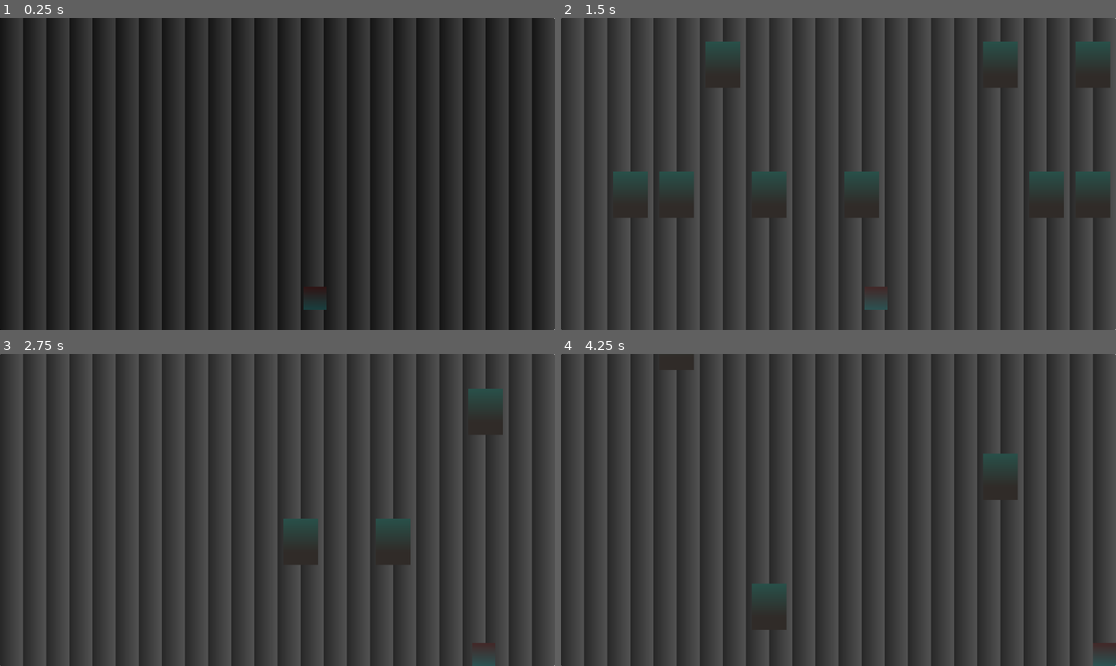
Above: before the commit, frames 1-4 (two rows, left to right).
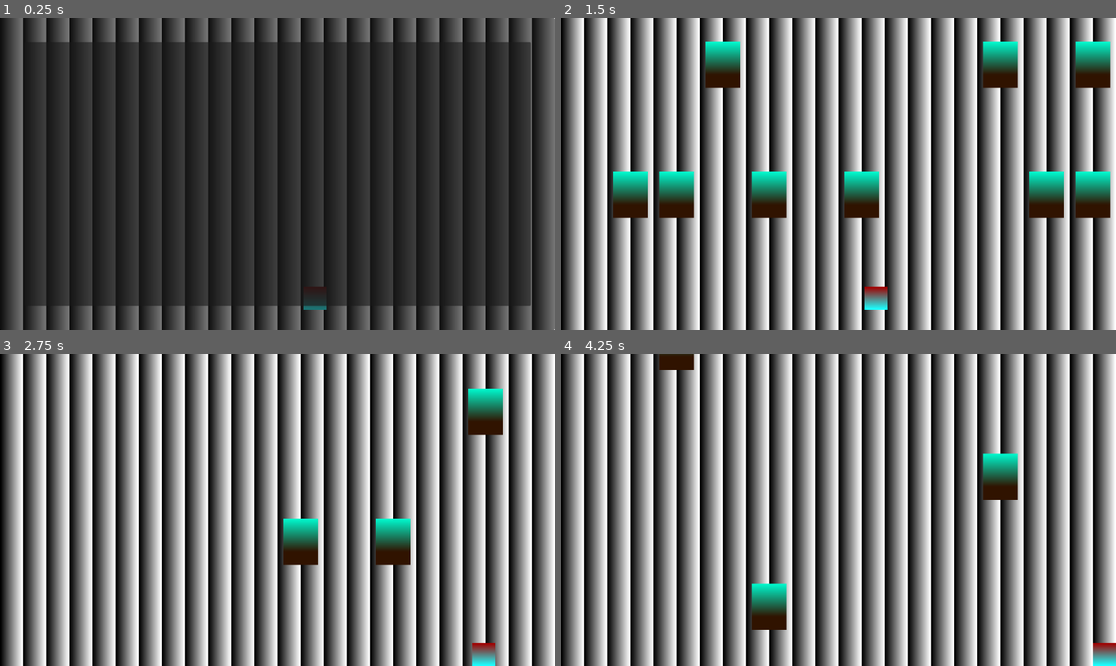
Above: after the commit, the same moments.

Repository: appellatebaton0/siege-9
Game: Godot game, scene res://scenes/main.tscn
Two runs of this game, one before a commit and one after it. Both use one fixed random seed, a clock stepped at 60 frames per second and the inputs below.
Inputs (mouse positions are in pixels of both pictures, inside the frame that each line leads up to):
- Up to frame 1 (0.25 s): no input
- Up to frame 2 (1.5 s): click (838, 174) at 0.5 s; click (838, 174) at 1.27 s
- Up to frame 3 (2.75 s): tap Enter at 2 s; hold D (Right) from 2.03 s (still down)
- Up to frame 4 (4.25 s): release D (Right) at 2.78 s; hold S (Down) 2.78-3.53 s; hold D (Right) from 3.53 s (still down)

The runs differ from the first frame. In frame 1, 11% of the frame differs, in the area x 2-100%, y 0-100%; in frame 2, 79%, in the area x 0-100%, y 0-100%; in frame 3, 78%; in frame 4, 78%.

Commit message:
v0.8 - Fade Shader & Start Button
Got a basic shader working to close the UI by getting rid of pixels in the middle, and used that to make the start button work.

Diff:
--- a/project.godot
+++ b/project.godot
@@ -24,6 +24,7 @@
 Camera=""
 Sleds=""
 Player=""
+Animator=""
 
 [input]
 
--- a/scenes/main.tscn
+++ b/scenes/main.tscn
@@ -1,8 +1,10 @@
-[gd_scene load_steps=11 format=4 uid="uid://cqw4kq2kcvxmh"]
+[gd_scene load_steps=17 format=4 uid="uid://cqw4kq2kcvxmh"]
 
 [ext_resource type="Texture2D" uid="uid://coj1e57xe8st2" path="res://assets/textures/tileset.tres" id="1_0wfyh"]
 [ext_resource type="Script" uid="uid://vgqiqi0jmilg" path="res://scripts/sled_spawner.gd" id="2_sugp2"]
 [ext_resource type="Script" uid="uid://uaiplua24ldp" path="res://scripts/player.gd" id="3_sugp2"]
+[ext_resource type="Shader" uid="uid://be3xbtvi7kqcf" path="res://shaders/fade.gdshader" id="4_jyhfs"]
+[ext_resource type="Script" uid="uid://b712jeklcdt5u" path="res://scripts/animator.gd" id="5_tbgi4"]
 
 [sub_resource type="TileSetAtlasSource" id="TileSetAtlasSource_jyhfs"]
 texture = ExtResource("1_0wfyh")
@@ -28,6 +30,72 @@
 
 [sub_resource type="RectangleShape2D" id="RectangleShape2D_jyhfs"]
 size = Vector2(387, 20)
+
+[sub_resource type="ShaderMaterial" id="ShaderMaterial_tbgi4"]
+shader = ExtResource("4_jyhfs")
+shader_parameter/threshhold = 1.0
+shader_parameter/multiplier = 384.0
+
+[sub_resource type="Animation" id="Animation_tefeu"]
+resource_name = "start"
+length = 0.5
+tracks/0/type = "value"
+tracks/0/imported = false
+tracks/0/enabled = true
+tracks/0/path = NodePath("Control/StartScreen:material:shader_parameter/threshhold")
+tracks/0/interp = 2
+tracks/0/loop_wrap = true
+tracks/0/keys = {
+"times": PackedFloat32Array(0, 0.5),
+"transitions": PackedFloat32Array(1, 1),
+"update": 0,
+"values": [1.0, 0.0]
+}
+tracks/1/type = "value"
+tracks/1/imported = false
+tracks/1/enabled = true
+tracks/1/path = NodePath("Control/StartScreen:visible")
+tracks/1/interp = 1
+tracks/1/loop_wrap = true
+tracks/1/keys = {
+"times": PackedFloat32Array(0, 0.5),
+"transitions": PackedFloat32Array(1, 1),
+"update": 1,
+"values": [true, false]
+}
+
+[sub_resource type="Animation" id="Animation_jyhfs"]
+length = 0.001
+tracks/0/type = "value"
+tracks/0/imported = false
+tracks/0/enabled = true
+tracks/0/path = NodePath("Control/StartScreen:material:shader_parameter/threshhold")
+tracks/0/interp = 1
+tracks/0/loop_wrap = true
+tracks/0/keys = {
+"times": PackedFloat32Array(0),
+"transitions": PackedFloat32Array(1),
+"update": 0,
+"values": [1.0]
+}
+tracks/1/type = "value"
+tracks/1/imported = false
+tracks/1/enabled = true
+tracks/1/path = NodePath("Control/StartScreen:visible")
+tracks/1/interp = 1
+tracks/1/loop_wrap = true
+tracks/1/keys = {
+"times": PackedFloat32Array(0),
+"transitions": PackedFloat32Array(1),
+"update": 1,
+"values": [true]
+}
+
+[sub_resource type="AnimationLibrary" id="AnimationLibrary_o6xl0"]
+_data = {
+&"RESET": SubResource("Animation_jyhfs"),
+&"start": SubResource("Animation_tefeu")
+}
 
 [node name="Main" type="Node"]
 
@@ -95,6 +163,7 @@
 grow_vertical = 2
 
 [node name="StartScreen" type="Panel" parent="CanvasLayer/Control"]
+material = SubResource("ShaderMaterial_tbgi4")
 layout_mode = 1
 anchors_preset = 15
 anchor_right = 1.0
@@ -102,19 +171,34 @@
 grow_horizontal = 2
 grow_vertical = 2
 
-[node name="Start" type="Button" parent="CanvasLayer/Control/StartScreen"]
+[node name="MarginContainer" type="MarginContainer" parent="CanvasLayer/Control/StartScreen"]
+use_parent_material = true
 layout_mode = 1
 anchors_preset = 15
 anchor_right = 1.0
 anchor_bottom = 1.0
 grow_horizontal = 2
 grow_vertical = 2
-
-[node name="Down" type="AudioStreamPlayer" parent="CanvasLayer/Control/StartScreen/Start"]
-
-[node name="Up" type="AudioStreamPlayer" parent="CanvasLayer/Control/StartScreen/Start"]
-
-[node name="Player" type="AnimationPlayer" parent="CanvasLayer"]
-
-[connection signal="button_down" from="CanvasLayer/Control/StartScreen/Start" to="CanvasLayer/Control/StartScreen/Start/Down" method="play"]
-[connection signal="button_up" from="CanvasLayer/Control/StartScreen/Start" to="CanvasLayer/Control/StartScreen/Start/Up" method="play"]
+theme_override_constants/margin_left = 50
+theme_override_constants/margin_top = 50
+theme_override_constants/margin_right = 50
+theme_override_constants/margin_bottom = 50
+
+[node name="Start" type="Button" parent="CanvasLayer/Control/StartScreen/MarginContainer"]
+use_parent_material = true
+layout_mode = 2
+script = ExtResource("5_tbgi4")
+anim_name = "start"
+
+[node name="Down" type="AudioStreamPlayer" parent="CanvasLayer/Control/StartScreen/MarginContainer/Start"]
+
+[node name="Up" type="AudioStreamPlayer" parent="CanvasLayer/Control/StartScreen/MarginContainer/Start"]
+
+[node name="AnimationPlayer" type="AnimationPlayer" parent="CanvasLayer" groups=["Animator"]]
+libraries = {
+&"": SubResource("AnimationLibrary_o6xl0")
+}
+
+[connection signal="button_down" from="CanvasLayer/Control/StartScreen/MarginContainer/Start" to="CanvasLayer/Control/StartScreen/MarginContainer/Start/Down" method="play"]
+[connection signal="button_up" from="CanvasLayer/Control/StartScreen/MarginContainer/Start" to="CanvasLayer/Control/StartScreen/MarginContainer/Start/Up" method="play"]
+[connection signal="pressed" from="CanvasLayer/Control/StartScreen/MarginContainer/Start" to="CanvasLayer/Control/StartScreen/MarginContainer/Start" method="animate"]
--- /dev/null
+++ b/scripts/animator.gd
@@ -0,0 +1,7 @@
+extends Node
+
+@export var anim_name := ""
+
+@onready var animator:AnimationPlayer = get_tree().get_first_node_in_group("Animator")
+
+func animate() -> void: animator.play(anim_name)
--- /dev/null
+++ b/shaders/fade.gdshader
@@ -0,0 +1,21 @@
+shader_type canvas_item;
+
+uniform float threshhold;
+uniform float multiplier;
+
+void vertex() {
+	// Called for every vertex the material is visible on.
+}
+
+void fragment() {
+	if (1.0 - abs(UV.x - 0.5) * 2.0 > round(threshhold * multiplier) / multiplier)
+	{
+		COLOR.a = 0.0;
+	}
+	// Called for every pixel the material is visible on.
+}
+
+//void light() {
+//	// Called for every pixel for every light affecting the CanvasItem.
+//	// Uncomment to replace the default light processing function with this one.
+//}
Not shown, added: scripts/animator.gd.uid
Not shown, added: shaders/fade.gdshader.uid
